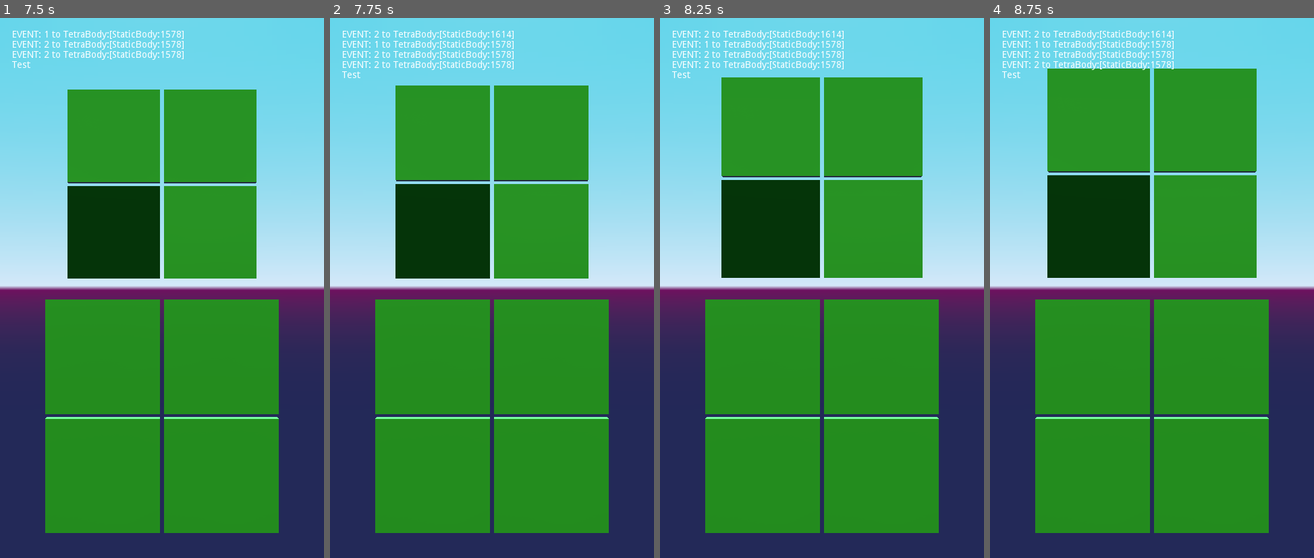
Above: before the commit, frames 1-4 (left to right).
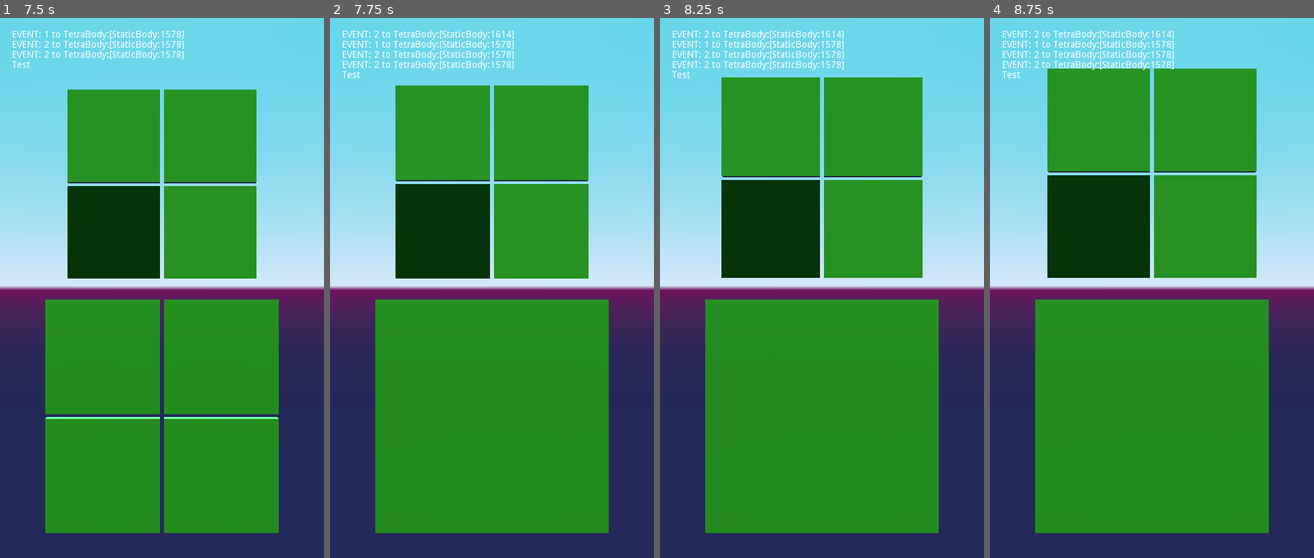
Above: after the commit, the same moments.

Repository: bentles/Tetra
Game: Godot game, scene res://Game.tscn
Two runs of this game, one before a commit and one after it. Both use one fixed random seed, a clock stepped at 60 frames per second and the inputs below.
Inputs (mouse positions are in pixels of both pictures, inside the frame that each line leads up to):
- Up to frame 1 (7.5 s): tap Enter at 0.5, 4.25, 5.75 s; move the mouse to (233, 261) at 0.52 s; click (233, 261) at 0.67 s; drag from (97, 315) to (145, 396) at 1.27 s; move the mouse to (194, 169) at 2.02 s; click (194, 169) at 2.17 s; tap Space at 2.75, 5, 6.5 s; drag from (145, 396) to (64, 207) at 2.77 s; move the mouse to (259, 369) at 3.52 s; click (259, 369) at 3.67 s; drag from (64, 207) to (113, 153) at 4.27 s; move the mouse to (178, 288) at 5.02 s; click (178, 288) at 5.17 s; drag from (113, 153) to (97, 315) at 5.77 s; move the mouse to (233, 261) at 6.52 s; click (233, 261) at 6.67 s; drag from (97, 315) to (145, 396) at 7.27 s
- Up to frame 2 (7.75 s): no input
- Up to frame 3 (8.25 s): move the mouse to (854, 169) at 8.02 s; click (854, 169) at 8.17 s
- Up to frame 4 (8.75 s): no input

Frame 1 is identical in both runs. In frame 2, 1.2% of the frame differs, in the area x 13-87%, y 52-96%; in frame 3, 1.2%; in frame 4, 1.2%.

Commit message:
crappy merge and slower fast swipe

Diff:
--- a/Input/InputHandler.gd
+++ b/Input/InputHandler.gd
@@ -3,7 +3,7 @@
 
 const HOLD_TIME = 0.3
 const SWIPE_SPEED = 100
-const FAST_SWIPE_SPEED = 3500
+const FAST_SWIPE_SPEED = 3000
 
 const GameInputEvent = preload("res://Input/GameInputEvent.gd")
 var game_event = GameInputEvent.NONE
--- a/Tetra/Tetra.gd
+++ b/Tetra/Tetra.gd
@@ -221,6 +221,24 @@
 		flip(event.end_pos - event.pressed_pos)
 	if (event.event_type == GameInputEvent.FAST_SWIPE):
 		domino_flip(event.end_pos - event.pressed_pos)
+	if (event.event_type == GameInputEvent.HOLD):
+		merge_parent()
+
+func merge_parent():
+	if depth > 0:
+		get_parent().merge(flipped)
+
+func merge(is_flipped: bool):
+	is_split = false
+	$TetraBody.show()
+	$TetraBody/CollisionShape.disabled = false
+	delete_children()
+	_create_children()
+	if is_flipped:
+		set_flipped()
+	else:
+		set_unflipped()
+	bubble_change()
 
 func _on_AnimationPlayer_animation_finished(anim_name):
 	if !is_interactive:
